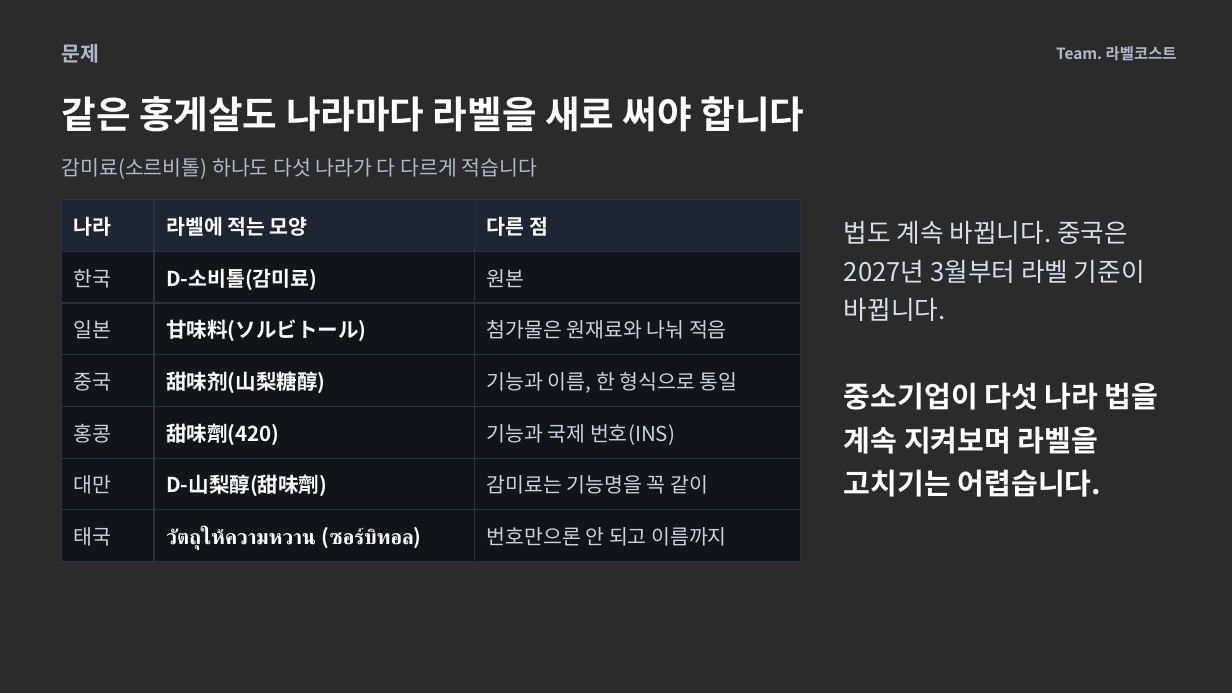
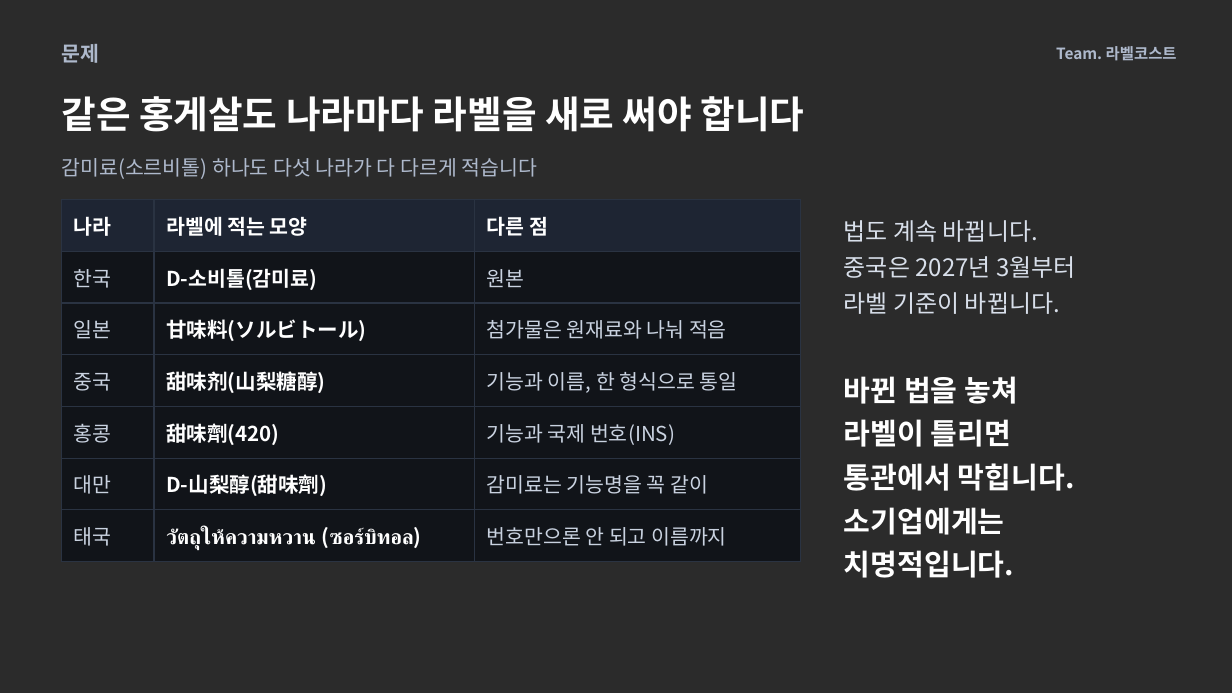
Before and after one commit to jaeyoon905/koreanking, a slide deck: slide 2 of 발표자료/라벨코스트_발표.pptx. Drawn at 1232x693 pixels with LibreOffice and Linux fonts; fonts in the diff are those of the drawing; background and template pictures are left out; a plain dark background stands for a picture behind light text. Boxes give left, top, right and bottom in pixels: in the first picture for what was removed or moved away, otherwise in the second. Text is boxed around its words. In the diff, an @@ line names an element or a change of style, - is before the commit and + after.

Commit message:
발표자료: 2장 결론을 '바뀐 법을 놓쳐 라벨이 틀리면 통관에서 막힙니다. 소기업에게는 치명적입니다'로, 오른쪽 문장은 어절 단위로 줄바꿈 / 노트와 대본 맞춤

```diff
--- a/발표자료/라벨코스트_발표.pptx
+++ b/발표자료/라벨코스트_발표.pptx
@@ text at (844, 220, 1076, 314): text changed; size 15 to 14 pt @@
-법도 계속 바뀝니다. 중국은 2027년 3월부터 라벨 기준이 바뀝니다.
+법도 계속 바뀝니다.
+중국은 2027년 3월부터
+라벨 기준이 바뀝니다.
@@ text at (844, 376, 1075, 578): text changed @@
-중소기업이 다섯 나라 법을 계속 지켜보며 라벨을 고치기는 어렵습니다.
+바뀐 법을 놓쳐
+라벨이 틀리면
+통관에서 막힙니다.
+소기업에게는
+치명적입니다.
```
Also in this commit, not shown: 2 other files.
